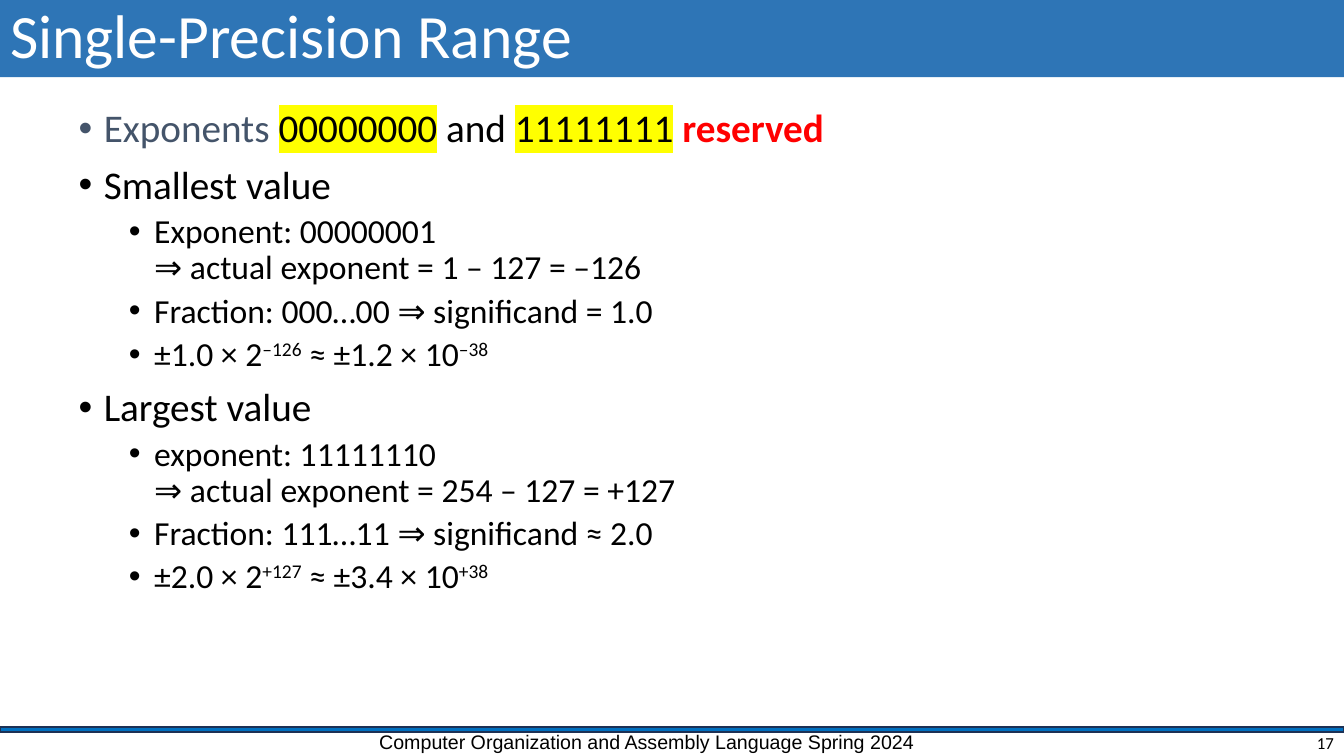
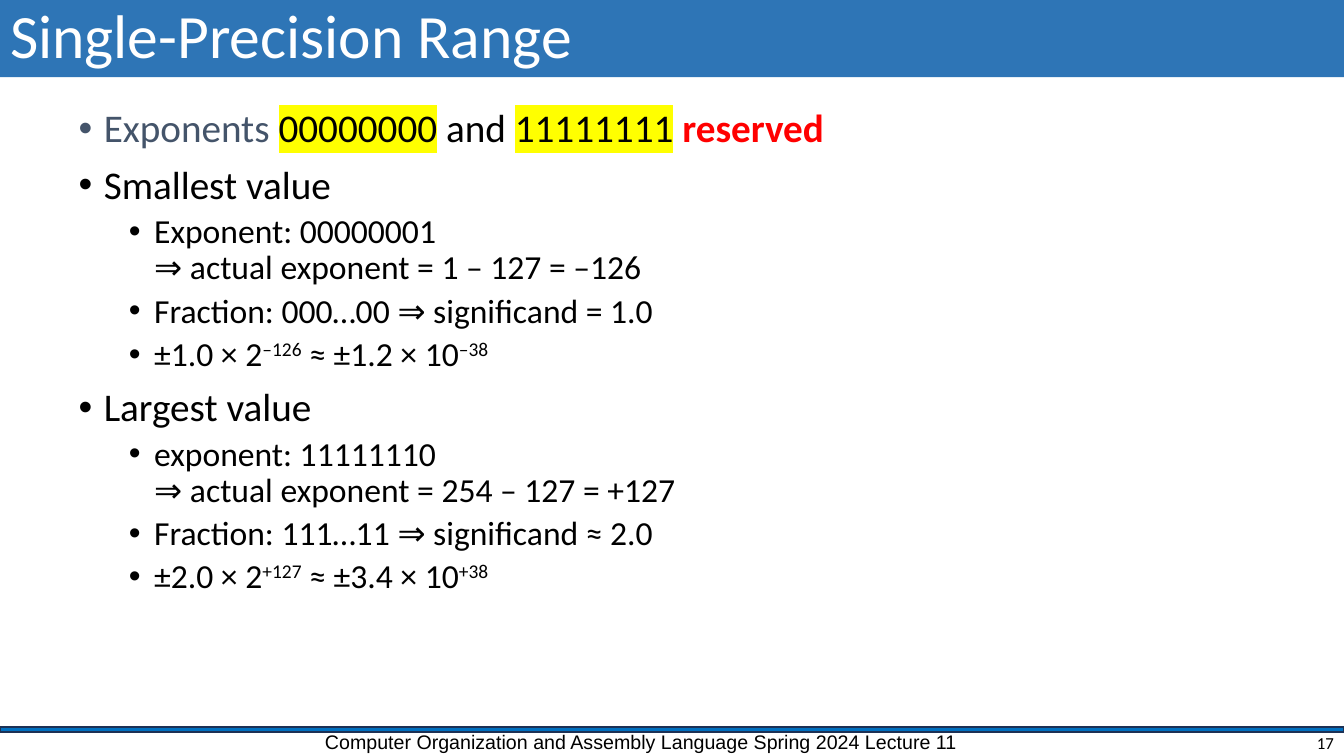
Before and after one commit to shahidmasud/shahidmasud.github.io, a slide deck: slide 17 of CompOrg_Lec11_Spr2024.ppsx. Drawn at 1344x756 pixels with LibreOffice and Linux fonts; fonts in the diff are those of the drawing; background and template pictures are left out. Boxes give left, top, right and bottom in pixels: in the first picture for what was removed or moved away, otherwise in the second. Text is boxed around its words. In the diff, an @@ line names an element or a change of style, - is before the commit and + after.

```diff
--- a/CompOrg_Lec11_Spr2024.ppsx
+++ b/CompOrg_Lec11_Spr2024.ppsx
@@ text "Computer Organization and Assembly Language ..." rewrapped from box(379, 734, 914, 753) to box(325, 734, 956, 753) @@
```
Also in this commit, not shown: 12 other slides changed, 4 other files.
